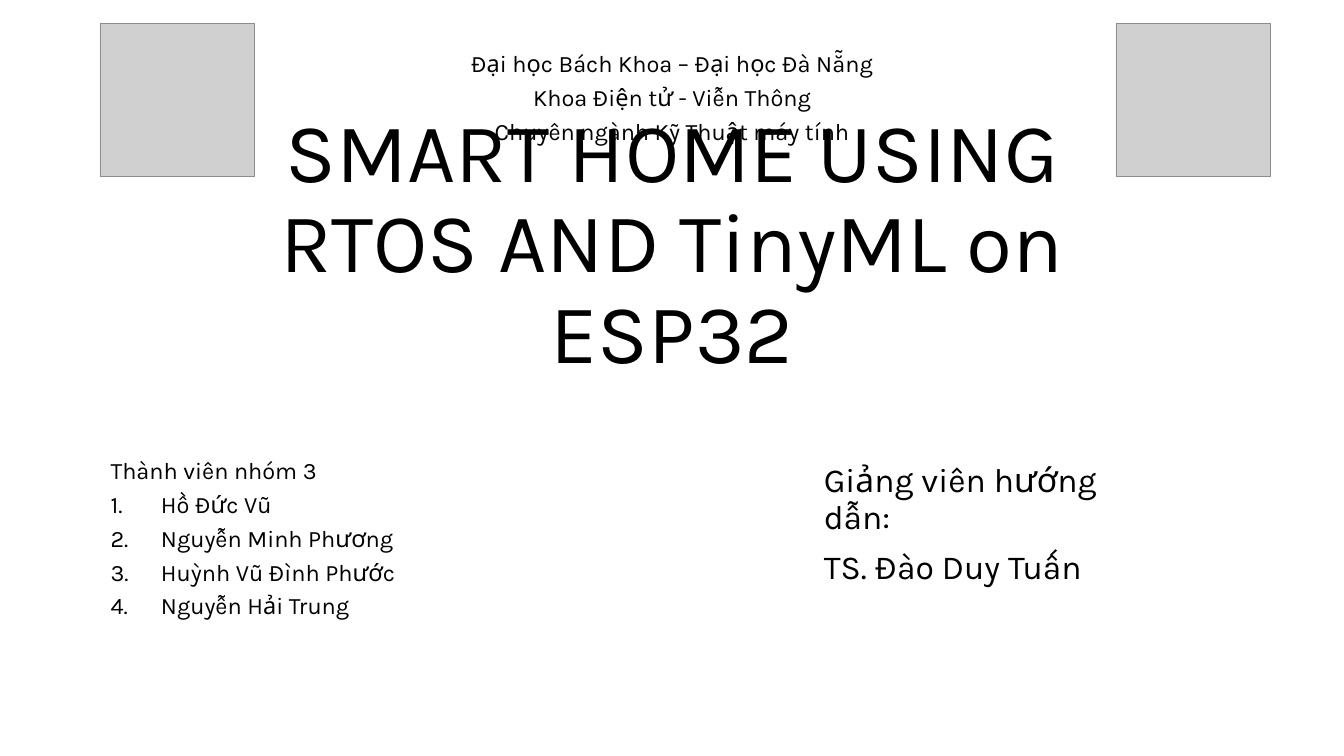
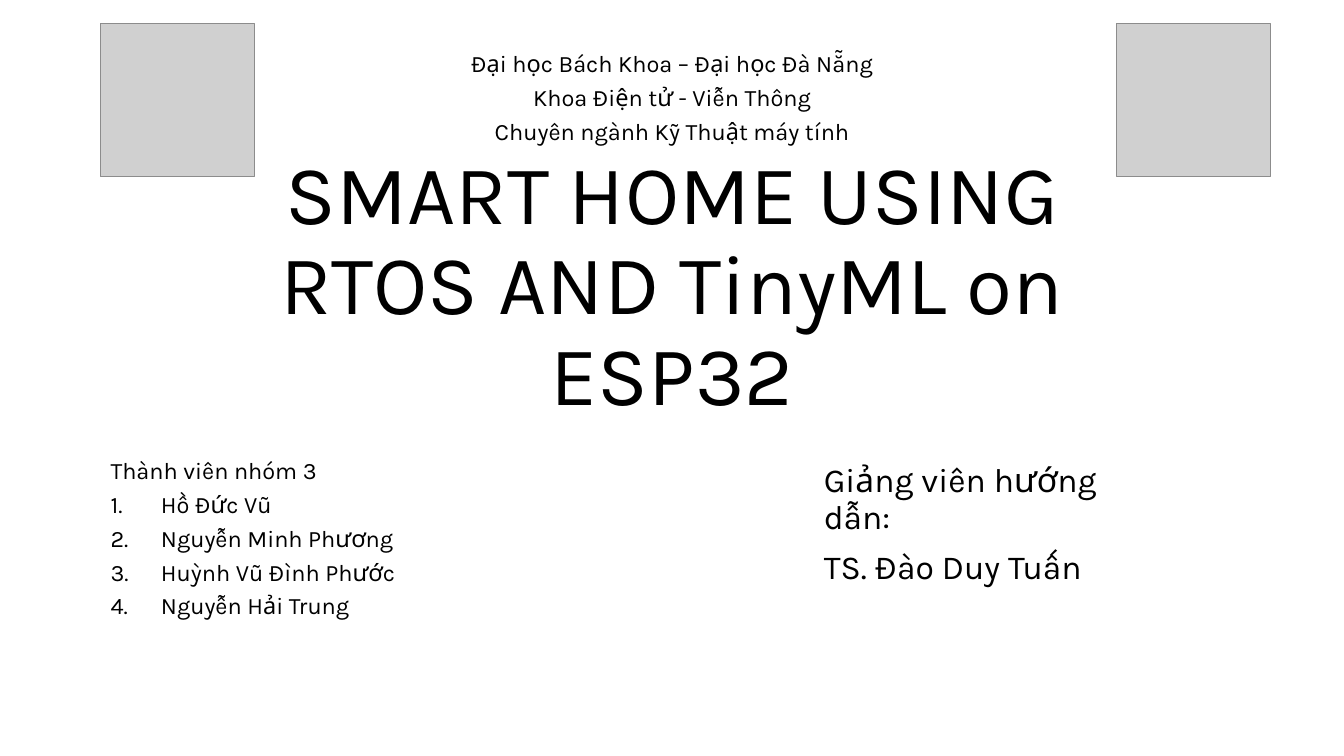
Before and after one commit to HODUCVU/Smat-Home-Using-RTOS-and-TinyML, a slide deck: slide 1 of methods/Report-leadtime-RTOS.pptx. Drawn at 1344x756 pixels with LibreOffice and Linux fonts; fonts in the diff are those of the drawing; grey boxes stand for pictures. Boxes give left, top, right and bottom in pixels: in the first picture for what was removed or moved away, otherwise in the second. Text is boxed around its words. In the diff, an @@ line names an element or a change of style, - is before the commit and + after.

```diff
--- a/methods/Report-leadtime-RTOS.pptx
+++ b/methods/Report-leadtime-RTOS.pptx
@@ title "SMART HOME USING RTOS AND ..." rewrapped from <box>280,106,1064,364</box> to <box>280,170,1064,406</box> @@
```
Also in this commit, not shown: 1 other slide changed, 1 slide added, 3 other files.
